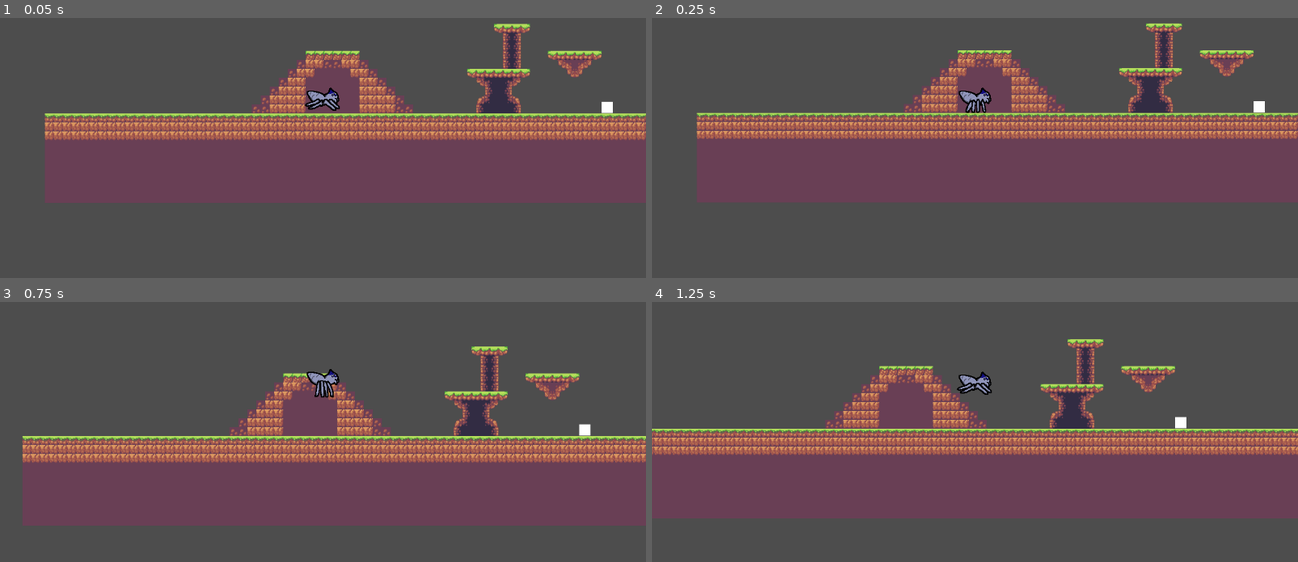
Above: before the commit, frames 1-4 (two rows, left to right).
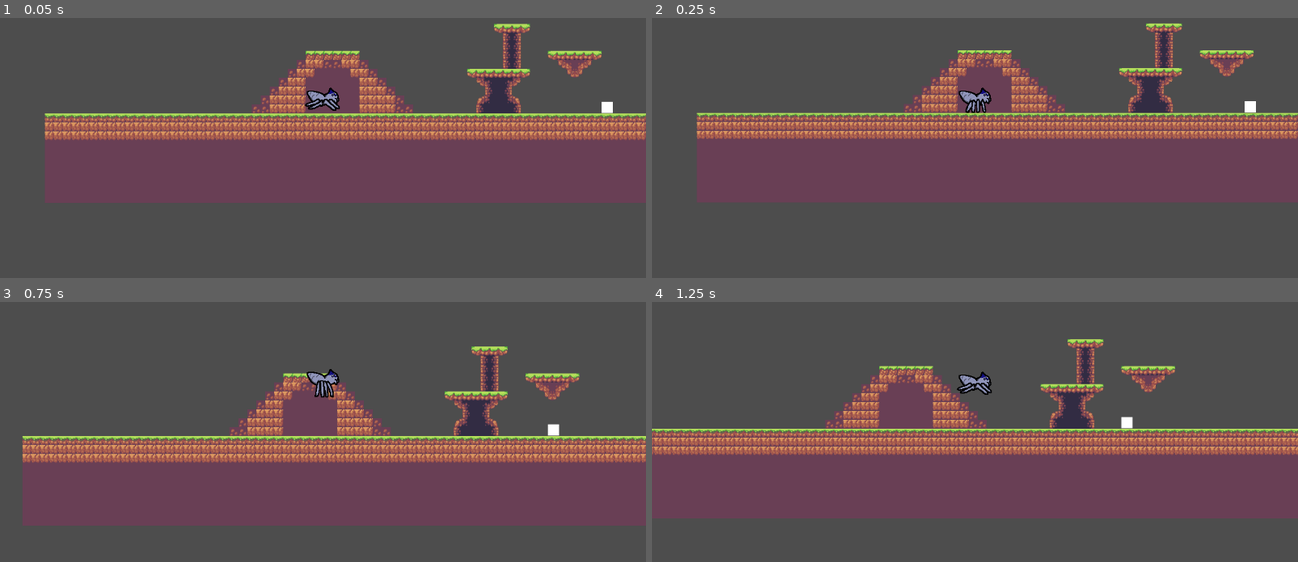
Above: after the commit, the same moments.

Repository: elijahzins/2DPlatfomer
Game: Godot game, scene res://player.tscn
Same seed, same stepped clock (60 frames per second), same inputs: the game is played once before the commit and once after it.
Inputs:
- Up to frame 1 (0.05 s): no input
- Up to frame 2 (0.25 s): no input
- Up to frame 3 (0.75 s): tap Enter (ui_accept) at 0.5 s; hold Right (ui_right) from 0.53 s (still down)
- Up to frame 4 (1.25 s): keep holding Right (ui_right); tap Enter (ui_accept) at 0.77 s

Frame 1 is identical in both runs. In frame 2, 0.1% of the frame differs, in the area x 91-95%, y 31-37%; in frame 3, 0.2%, in the area x 84-92%, y 46-52%; in frame 4, 0.2%.

Commit message:
Added enemy movement

Diff:
--- a/enemy.gd
+++ b/enemy.gd
@@ -1,10 +1,23 @@
 extends RigidBody2D
+
+@export var speed: float = 80.0
+@export var left_limit: float = -100.0
+@export var right_limit: float = 100.0
+
+var direction := 1
 
 func _ready():
 	pass
 
-func _process(delta):
-	pass
+func _physics_process(delta):
+	linear_velocity.x = direction * speed
+
+	# Flip direction when reaching patrol limits
+	if position.x < left_limit:
+		direction = 1
+	elif position.x > right_limit:
+		direction = -1
+
 
 func _on_area_2d_body_entered(body: Node2D) -> void:
 	if (body.name == "player1"):
